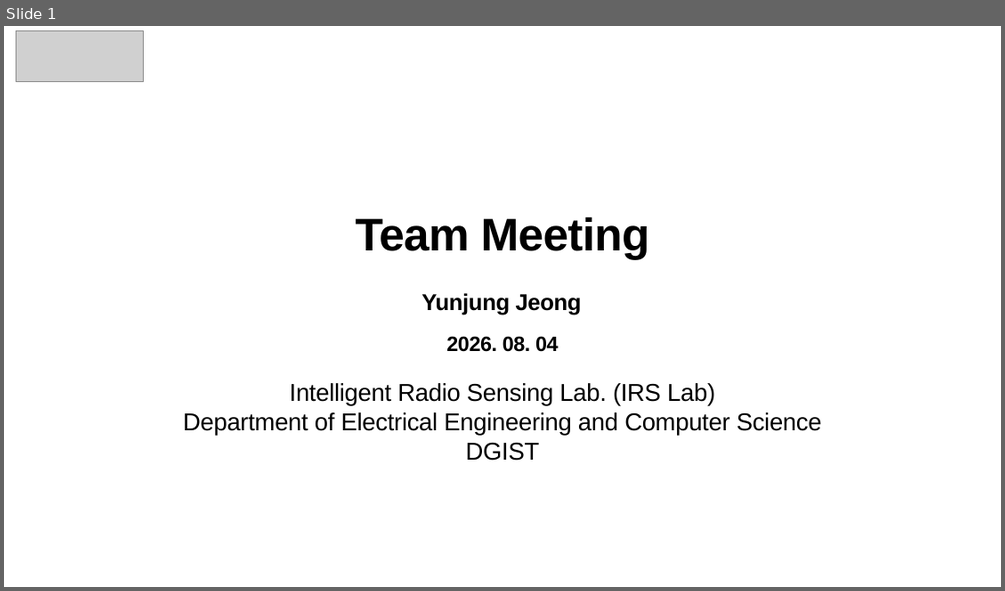
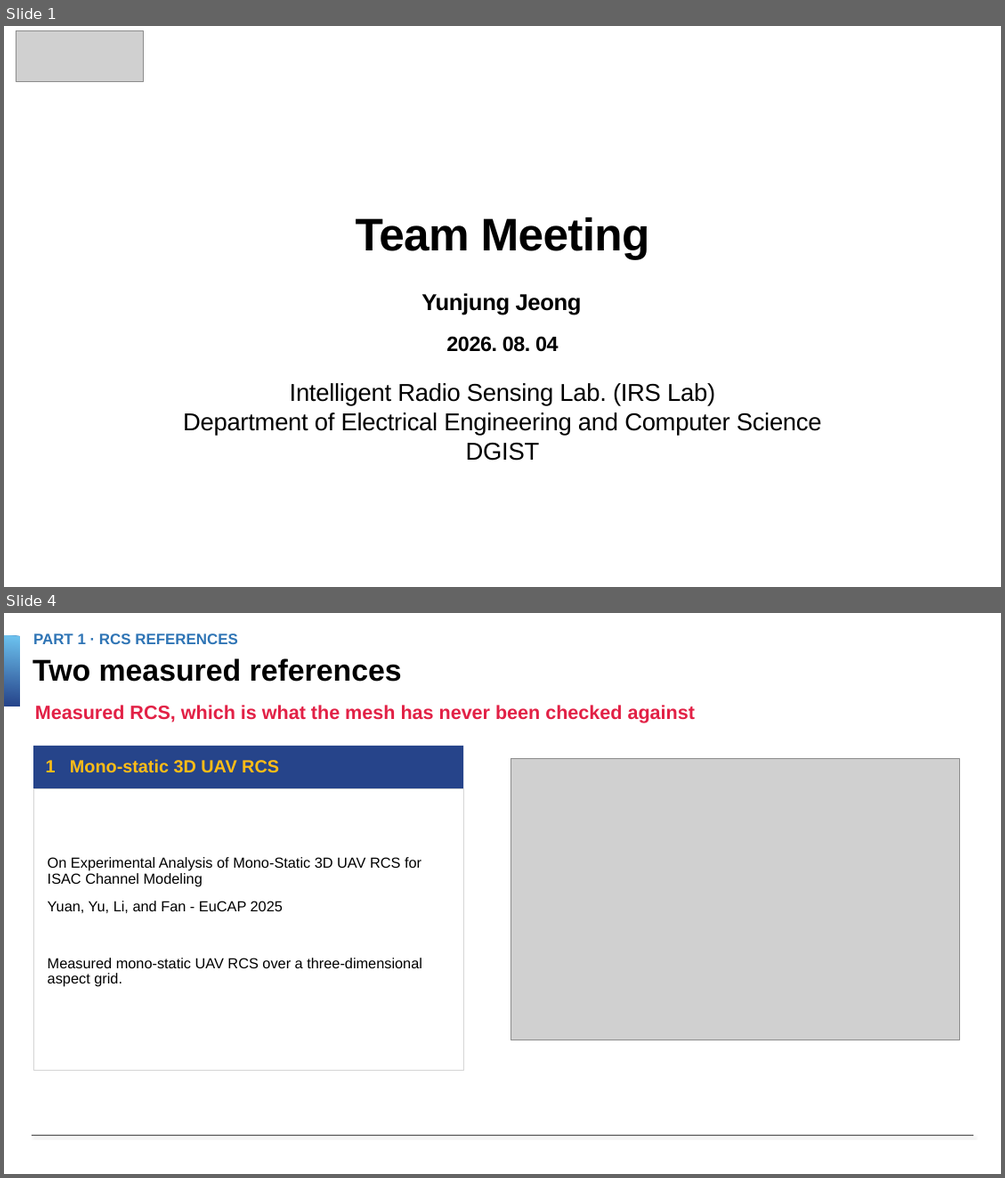
Before and after one commit to Dkor-1/sionna2, a slide deck: decks/teammeeting_0804_v3.pptx. Shown one above the other, each under a label of ours: slide 1 before the commit, slides 1 and 4 after it; the slides between them are not shown. The pictures are 1005x591 and 1005x1178 pixels, drawn with LibreOffice and Linux fonts; fonts in the diff are those of the drawing; grey boxes stand for pictures; background and template pictures are left out. Boxes give left, top, right and bottom in pixels: in the first picture for what was removed or moved away, otherwise in the second. Text is boxed around its words. In the diff, an @@ line names an element or a change of style, - is before the commit and + after.

```diff
--- a/decks/teammeeting_0804_v3.pptx
+++ b/decks/teammeeting_0804_v3.pptx
@@ slide 4 added at box(4, 613, 1001, 1174), background #FFFFFF @@
@@ rectangle added at box(4, 636, 19, 706), fill gradient #5191C8 to #6CC1EE to #26448A @@
@@ text added at box(33, 633, 238, 644), 29 pt, text #2E74B5, bold @@
+PART 1 · RCS REFERENCES
@@ text added at box(32, 658, 402, 682), 58 pt, text #000000, bold @@
+Two measured references
@@ text added at box(35, 705, 695, 723), 37 pt, text #E22146, bold @@
+Measured RCS, which is what the mesh has never been checked against
@@ picture added at box(510, 758, 959, 1040) @@
@@ group added at box(33, 746, 463, 1070): 2 rectangles, 2 texts @@
+1 Mono-static 3D UAV RCS
+On Experimental Analysis of Mono-Static 3D UAV RCS for ISAC Channel Modeling
+Yuan, Yu, Li, and Fan - EuCAP 2025
+Measured mono-static UAV RCS over a three-dimensional aspect grid.
@@ line added from (32, 1135) to (973, 1135), #000000 2 pt @@
```
Also in this commit, not shown: 5 other slides added, 10 slides removed, 3 other files.
